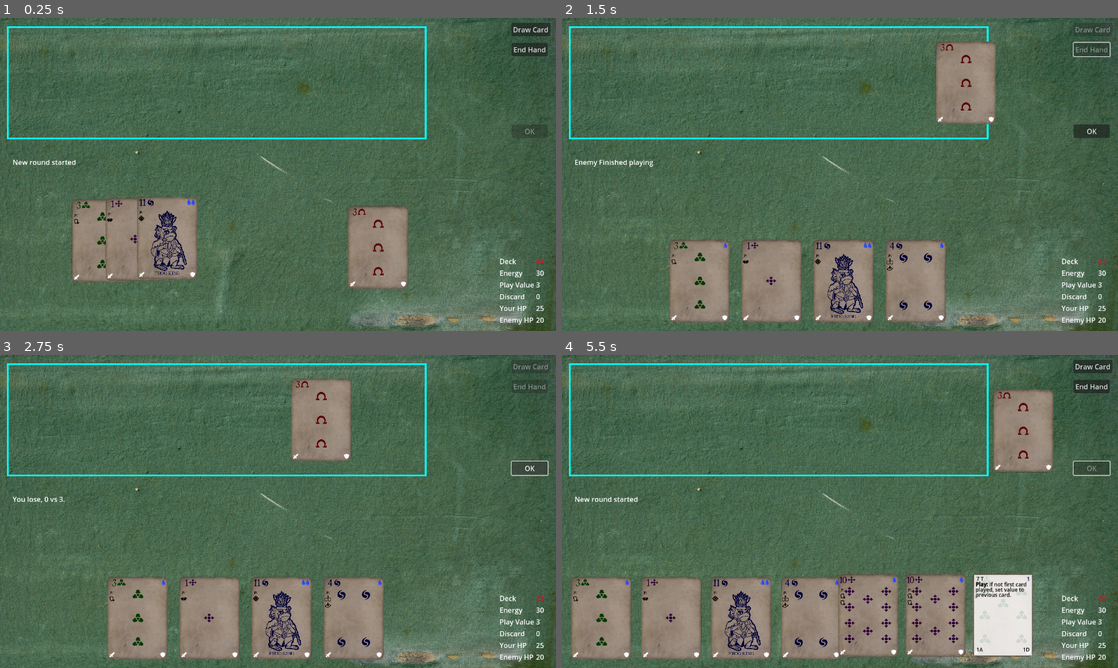
Above: before the commit, frames 1-4 (two rows, left to right).
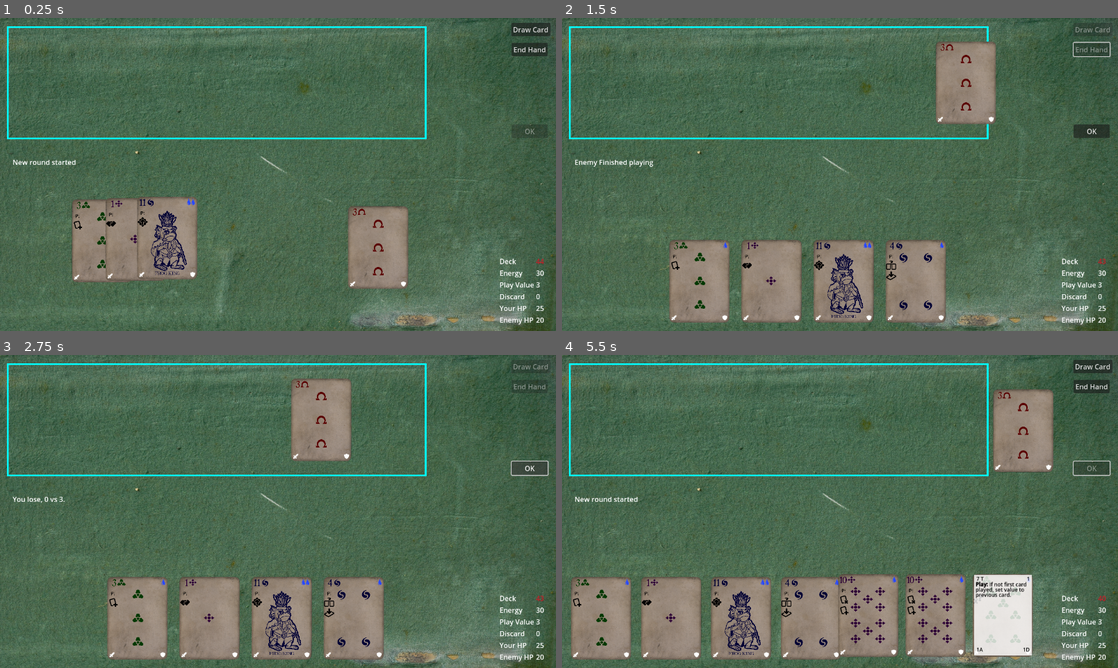
Above: after the commit, the same moments.

Repository: TicklesTheBrain/CardBuilder
Game: Godot game, scene res://game.tscn
The game is run twice, just before and just after one commit, with the same random seed, the same clock (stepped at 60 frames per second) and the same inputs.
Inputs (mouse positions are in pixels of both pictures, inside the frame that each line leads up to):
- Up to frame 1 (0.25 s): no input
- Up to frame 2 (1.5 s): click "Draw Card" at 0.5 s; click "End Hand" at 1.25 s
- Up to frame 3 (2.75 s): click "OK" at 2 s
- Up to frame 4 (5.5 s): click "OK" at 2.75 s; click "OK" at 3.5 s; drag from (701, 617) to (845, 617) at 4.27 s; tap Enter at 5 s; drag from (773, 617) to (917, 617) at 5.02 s

The runs differ from the first frame. In frame 1, 0.1% of the frame differs, in the area x 13-27%, y 61-68%; in frame 2, 0.2%; in frame 3, 0.2%; in frame 4, 1.0%, in the area x 2-84%, y 74-93%.

Commit message:
layout fixes

Diff:
--- a/cardImageTemplate.tscn
+++ b/cardImageTemplate.tscn
@@ -32,6 +32,7 @@
 [ext_resource type="Texture2D" uid="uid://cvxr13aiv3xw6" path="res://assets/cardInfoSymbols/multiShieldSym.png" id="30_nod7w"]
 [ext_resource type="Texture2D" uid="uid://fbt6t80wpfpf" path="res://assets/cardInfoSymbols/chooseSym.png" id="31_5d3cu"]
 [ext_resource type="Texture2D" uid="uid://dg0s7aahhlav6" path="res://assets/cardInfoSymbols/swordUpSym.png" id="31_hbsox"]
+[ext_resource type="Texture2D" uid="uid://dvdq4uywgjh4d" path="res://assets/cardInfoSymbols/conditionSym.png" id="32_3q8w2"]
 [ext_resource type="Texture2D" uid="uid://coqs5xchy0834" path="res://assets/cardInfoSymbols/swordDownSym.png" id="32_fdf8n"]
 [ext_resource type="Texture2D" uid="uid://rrnjxbu4mjj5" path="res://assets/cardInfoSymbols/multiSwordSym.png" id="33_vgrqk"]
 [ext_resource type="Texture2D" uid="uid://0phbw3dey6cw" path="res://assets/cardInfoSymbols/xUpSym.png" id="34_n6nk0"]
@@ -207,6 +208,12 @@
 cardEffectSymbolFlag = 24
 identifier = ""
 texture = ExtResource("31_5d3cu")
+
+[sub_resource type="Resource" id="Resource_u2qw2"]
+script = ExtResource("15_mwoi4")
+cardEffectSymbolFlag = 23
+identifier = ""
+texture = ExtResource("32_3q8w2")
 
 [node name="SubViewport" type="SubViewport" node_paths=PackedStringArray("infoSymbolsColumn", "infoColumnLetter", "infoColumnSymbol", "numberLabel", "cornerSymbol", "symbolPositions", "coloredGroup", "doublingMana", "doublingShield", "doublingSword", "cardFace", "cardNameLabel")]
 transparent_bg = true
@@ -226,8 +233,10 @@
 doublingSword = NodePath("DebugNestingLevel/DoublingSword")
 cardFace = NodePath("DebugNestingLevel/ColoredGroup/TextureRect")
 cardNameLabel = NodePath("DebugNestingLevel/ColoredGroup/cardName")
+maxColumnItems = 7
 typeProperties = Array[ExtResource("3_rpyhr")]([SubResource("Resource_ve20g"), SubResource("Resource_11f8w"), SubResource("Resource_kggi4"), SubResource("Resource_cqa7h")])
-cardEffectSymbolReference = Array[ExtResource("15_mwoi4")]([ …(702 unchanged characters)… e_otds3"), SubResource("Resource_cc12k")])
+cardEffectSymbolReference = Array[ExtResource("15_mwoi4")]([ …(702 unchanged characters)… e_otds3"), SubResource("Resource_cc12k"), SubResource("Resource_u2qw2")])
+playConditionSymbol = ExtResource("32_3q8w2")
 defaultSymbol = ExtResource("38_qyqde")
 
 [node name="DebugNestingLevel" type="Node2D" parent="."]
@@ -239,16 +248,16 @@
 
 [node name="InfoSymbolColumn" type="VBoxContainer" parent="DebugNestingLevel"]
 modulate = Color(0, 0, 0, 1)
-offset_left = -237.0
+offset_left = -244.0
 offset_top = -237.0
-offset_right = -185.0
+offset_right = -158.0
 offset_bottom = 274.0
 
 [node name="InfoColumnLetter" type="Label" parent="DebugNestingLevel/InfoSymbolColumn"]
 visible = false
 layout_mode = 2
 theme_override_colors/font_color = Color(0, 0, 0, 1)
-theme_override_font_sizes/font_size = 30
+theme_override_font_sizes/font_size = 40
 text = "P:"
 horizontal_alignment = 1
 
@@ -378,22 +387,22 @@
 [node name="7" type="Node2D" parent="DebugNestingLevel/SymbolPositions"]
 
 [node name="Marker2D" type="Marker2D" parent="DebugNestingLevel/SymbolPositions/7"]
-position = Vector2(-150, -200)
+position = Vector2(-100, -200)
 
 [node name="Marker2D2" type="Marker2D" parent="DebugNestingLevel/SymbolPositions/7"]
-position = Vector2(-150, 200)
+position = Vector2(-100, 200)
 
 [node name="Marker2D3" type="Marker2D" parent="DebugNestingLevel/SymbolPositions/7"]
-position = Vector2(150, -200)
+position = Vector2(100, -200)
 
 [node name="Marker2D4" type="Marker2D" parent="DebugNestingLevel/SymbolPositions/7"]
-position = Vector2(150, 200)
+position = Vector2(100, 200)
 
 [node name="Marker2D5" type="Marker2D" parent="DebugNestingLevel/SymbolPositions/7"]
-position = Vector2(-150, 0)
+position = Vector2(-100, 0)
 
 [node name="Marker2D6" type="Marker2D" parent="DebugNestingLevel/SymbolPositions/7"]
-position = Vector2(150, 0)
+position = Vector2(100, 0)
 
 [node name="Marker2D7" type="Marker2D" parent="DebugNestingLevel/SymbolPositions/7"]
 position = Vector2(0, -100)
@@ -401,22 +410,22 @@
 [node name="8" type="Node2D" parent="DebugNestingLevel/SymbolPositions"]
 
 [node name="Marker2D" type="Marker2D" parent="DebugNestingLevel/SymbolPositions/8"]
-position = Vector2(-150, -200)
+position = Vector2(-100, -200)
 
 [node name="Marker2D2" type="Marker2D" parent="DebugNestingLevel/SymbolPositions/8"]
-position = Vector2(-150, 200)
+position = Vector2(-100, 200)
 
 [node name="Marker2D3" type="Marker2D" parent="DebugNestingLevel/SymbolPositions/8"]
-position = Vector2(150, -200)
+position = Vector2(100, -200)
 
 [node name="Marker2D4" type="Marker2D" parent="DebugNestingLevel/SymbolPositions/8"]
-position = Vector2(150, 200)
+position = Vector2(100, 200)
 
 [node name="Marker2D5" type="Marker2D" parent="DebugNestingLevel/SymbolPositions/8"]
-position = Vector2(-150, 0)
+position = Vector2(-100, 0)
 
 [node name="Marker2D6" type="Marker2D" parent="DebugNestingLevel/SymbolPositions/8"]
-position = Vector2(150, 0)
+position = Vector2(100, 0)
 
 [node name="Marker2D7" type="Marker2D" parent="DebugNestingLevel/SymbolPositions/8"]
 position = Vector2(0, -100)
@@ -427,57 +436,56 @@
 [node name="9" type="Node2D" parent="DebugNestingLevel/SymbolPositions"]
 
 [node name="Marker2D" type="Marker2D" parent="DebugNestingLevel/SymbolPositions/9"]
-position = Vector2(-150, -200)
+position = Vector2(-100, -200)
 
 [node name="Marker2D2" type="Marker2D" parent="DebugNestingLevel/SymbolPositions/9"]
-position = Vector2(-150, 200)
+position = Vector2(-100, 200)
 
 [node name="Marker2D3" type="Marker2D" parent="DebugNestingLevel/SymbolPositions/9"]
-position = Vector2(150, -200)
+position = Vector2(100, -200)
 
 [node name="Marker2D4" type="Marker2D" parent="DebugNestingLevel/SymbolPositions/9"]
-position = Vector2(150, 200)
+position = Vector2(100, 200)
 
 [node name="Marker2D5" type="Marker2D" parent="DebugNestingLevel/SymbolPositions/9"]
-position = Vector2(-150, -67)
+position = Vector2(-100, -67)
 
 [node name="Marker2D6" type="Marker2D" parent="DebugNestingLevel/SymbolPositions/9"]
-position = Vector2(150, -67)
+position = Vector2(100, -67)
 
 [node name="Marker2D7" type="Marker2D" parent="DebugNestingLevel/SymbolPositions/9"]
-position = Vector2(-150, 67)
+position = Vector2(-100, 67)
 
 [node name="Marker2D8" type="Marker2D" parent="DebugNestingLevel/SymbolPositions/9"]
-position = Vector2(150, 67)
+position = Vector2(100, 67)
 
 [node name="Marker2D9" type="Marker2D" parent="DebugNestingLevel/SymbolPositions/9"]
 
 [node name="10" type="Node2D" parent="DebugNestingLevel/SymbolPositions"]
-position = Vector2(143, 90)
 
 [node name="Marker2D" type="Marker2D" parent="DebugNestingLevel/SymbolPositions/10"]
-position = Vector2(-150, -200)
+position = Vector2(-100, -200)
 
 [node name="Marker2D2" type="Marker2D" parent="DebugNestingLevel/SymbolPositions/10"]
-position = Vector2(-150, 200)
+position = Vector2(-100, 200)
 
 [node name="Marker2D3" type="Marker2D" parent="DebugNestingLevel/SymbolPositions/10"]
-position = Vector2(150, -200)
+position = Vector2(100, -200)
 
 [node name="Marker2D4" type="Marker2D" parent="DebugNestingLevel/SymbolPositions/10"]
-position = Vector2(150, 200)
+position = Vector2(100, 200)
 
 [node name="Marker2D5" type="Marker2D" parent="DebugNestingLevel/SymbolPositions/10"]
-position = Vector2(-150, -67)
+position = Vector2(-100, -67)
 
 [node name="Marker2D6" type="Marker2D" parent="DebugNestingLevel/SymbolPositions/10"]
-position = Vector2(150, -67)
+position = Vector2(100, -67)
 
 [node name="Marker2D7" type="Marker2D" parent="DebugNestingLevel/SymbolPositions/10"]
-position = Vector2(-150, 67)
+position = Vector2(-100, 67)
 
 [node name="Marker2D8" type="Marker2D" parent="DebugNestingLevel/SymbolPositions/10"]
-position = Vector2(150, 67)
+position = Vector2(100, 67)
 
 [node name="Marker2D9" type="Marker2D" parent="DebugNestingLevel/SymbolPositions/10"]
 position = Vector2(0, -134)
Not shown: 1 places in cardImageTemplate.tscn that only renumber resources
